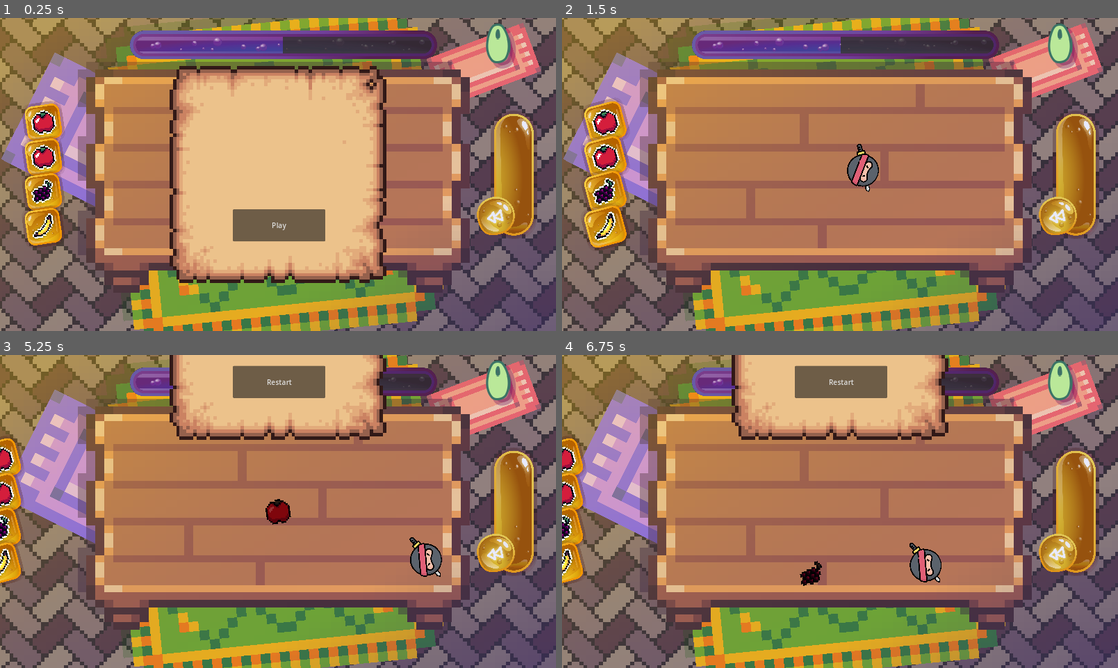
Above: before the commit, frames 1-4 (two rows, left to right).
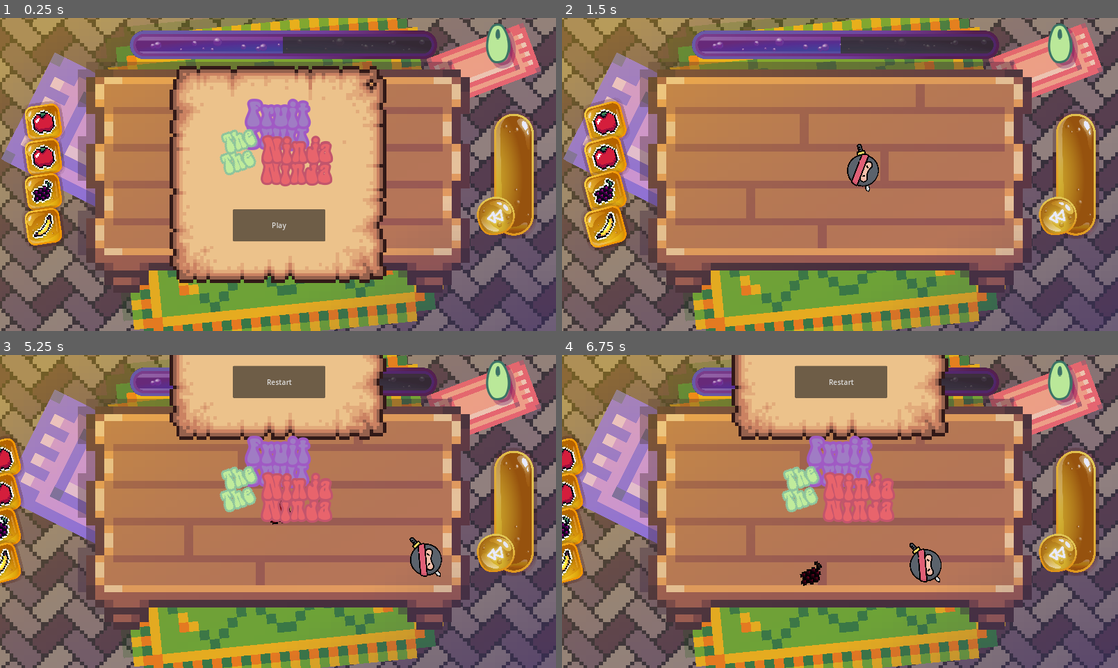
Above: after the commit, the same moments.

Repository: alexg-lviv/FruitTheNinja
Game: Godot game, scene res://src/GameField/MainScene.tscn
The game is run twice, just before and just after one commit, with the same random seed, the same clock (stepped at 60 frames per second) and the same inputs.
Inputs (mouse positions are in pixels of both pictures, inside the frame that each line leads up to):
- Up to frame 1 (0.25 s): no input
- Up to frame 2 (1.5 s): click "Play" at 0.5 s; click (606, 121) at 1.27 s
- Up to frame 3 (5.25 s): click (44, 458) at 2.02 s; click (44, 458) at 2.77 s; move the mouse to (400, 495) at 3.52 s; press the mouse at (400, 495) at 3.53 s; move the mouse to (166, 527) at 4.27 s; release the mouse at (166, 527) at 4.28 s; tap 1 (projectile_1) at 4.35 s; click (166, 527) at 4.42 s; move the mouse to (278, 511) at 5.02 s; tap 2 (projectile_2) at 5.1 s; click (278, 511) at 5.17 s
- Up to frame 4 (6.75 s): click "Restart" at 5.75 s; move the mouse to (812, 574) at 6.52 s; tap 3 (projectile_3) at 6.6 s; click (812, 574) at 6.67 s

The runs differ from the first frame. In frame 1, 3.9% of the frame differs, in the area x 39-60%, y 25-54%; in frame 2, nothing differs; in frame 3, 3.8%; in frame 4, 3.8%.

Commit message:
add game logo text

Diff:
--- a/src/UI/ReStartMenu.tscn
+++ b/src/UI/ReStartMenu.tscn
@@ -1,7 +1,8 @@
-[gd_scene load_steps=7 format=3 uid="uid://b0kybw6rn7uxf"]
+[gd_scene load_steps=11 format=3 uid="uid://y0waw7xow5wy"]
 
 [ext_resource type="Script" path="res://src/UI/ReStartMenu.gd" id="1_rmx5q"]
 [ext_resource type="Texture2D" uid="uid://sb1xs8vby8pl" path="res://assets/menu/Interface-1.png.png" id="2_j3p0f"]
+[ext_resource type="FontFile" uid="uid://dy8mn5yl5ls1" path="res://assets/fonts/bellbottom-laser-font/Bellbottomlaser-GKwg.ttf" id="3_dq7fq"]
 
 [sub_resource type="Animation" id="Animation_oc7j2"]
 resource_name = "FUCK"
@@ -19,6 +20,22 @@
 "values": [Vector2(0, -720)]
 }
 
+[sub_resource type="Animation" id="Animation_032nb"]
+resource_name = "appear"
+length = 0.6
+tracks/0/type = "value"
+tracks/0/imported = false
+tracks/0/enabled = true
+tracks/0/path = NodePath(".:position")
+tracks/0/interp = 1
+tracks/0/loop_wrap = true
+tracks/0/keys = {
+"times": PackedFloat32Array(0, 0.5, 0.6),
+"transitions": PackedFloat32Array(0.5, 1.56917, 0.466517),
+"update": 0,
+"values": [Vector2(0, -720), Vector2(0, 20), Vector2(0, 0)]
+}
+
 [sub_resource type="Animation" id="Animation_e4a12"]
 resource_name = "dissapear"
 length = 0.5
@@ -35,28 +52,33 @@
 "values": [Vector2(0, 0), Vector2(0, -720)]
 }
 
-[sub_resource type="Animation" id="Animation_032nb"]
-resource_name = "appear"
-length = 0.6
-tracks/0/type = "value"
-tracks/0/imported = false
-tracks/0/enabled = true
-tracks/0/path = NodePath(".:position")
-tracks/0/interp = 1
-tracks/0/loop_wrap = true
-tracks/0/keys = {
-"times": PackedFloat32Array(0, 0.5, 0.6),
-"transitions": PackedFloat32Array(0.5, 1.56917, 0.466517),
-"update": 0,
-"values": [Vector2(0, -720), Vector2(0, 20), Vector2(0, 0)]
-}
-
 [sub_resource type="AnimationLibrary" id="AnimationLibrary_ld24k"]
 _data = {
 "FUCK": SubResource("Animation_oc7j2"),
 "appear": SubResource("Animation_032nb"),
 "dissapear": SubResource("Animation_e4a12")
 }
+
+[sub_resource type="LabelSettings" id="LabelSettings_o4s7m"]
+font = ExtResource("3_dq7fq")
+font_size = 73
+font_color = Color(0.627451, 0.486275, 0.768627, 1)
+outline_size = 25
+outline_color = Color(0.627451, 0.352941, 0.768627, 1)
+
+[sub_resource type="LabelSettings" id="LabelSettings_ixk6d"]
+font = ExtResource("3_dq7fq")
+font_size = 50
+font_color = Color(0.752941, 0.92549, 0.611765, 1)
+outline_size = 20
+outline_color = Color(0.560784, 0.768627, 0.611765, 1)
+
+[sub_resource type="LabelSettings" id="LabelSettings_404rk"]
+font = ExtResource("3_dq7fq")
+font_size = 68
+font_color = Color(0.909804, 0.392157, 0.423529, 1)
+outline_size = 20
+outline_color = Color(0.760784, 0.333333, 0.423529, 1)
 
 [node name="ReStartMenu" type="Control"]
 layout_mode = 3
@@ -123,4 +145,63 @@
 "": SubResource("AnimationLibrary_ld24k")
 }
 
+[node name="Label" type="Label" parent="."]
+top_level = true
+layout_mode = 1
+anchors_preset = -1
+anchor_left = 0.625133
+anchor_top = 0.269444
+anchor_right = 0.646226
+anchor_bottom = 0.286111
+offset_left = -232.5
+offset_right = -116.5
+offset_bottom = 59.0
+grow_horizontal = 2
+pivot_offset = Vector2(58, 27)
+text = "Fruit"
+label_settings = SubResource("LabelSettings_o4s7m")
+horizontal_alignment = 1
+vertical_alignment = 1
+metadata/_edit_use_anchors_ = true
+
+[node name="Label2" type="Label" parent="."]
+top_level = true
+layout_mode = 1
+anchors_preset = -1
+anchor_left = 0.56732
+anchor_top = 0.351389
+anchor_right = 0.56732
+anchor_bottom = 0.363889
+offset_left = -232.5
+offset_right = -116.5
+offset_bottom = 59.0
+grow_horizontal = 2
+rotation = -0.337692
+pivot_offset = Vector2(58, 27)
+text = "The"
+label_settings = SubResource("LabelSettings_ixk6d")
+horizontal_alignment = 1
+vertical_alignment = 1
+metadata/_edit_use_anchors_ = true
+
+[node name="Label3" type="Label" parent="."]
+top_level = true
+layout_mode = 1
+anchors_preset = -1
+anchor_left = 0.65482
+anchor_top = 0.3875
+anchor_right = 0.687633
+anchor_bottom = 0.397222
+offset_left = -232.5
+offset_right = -116.5
+offset_bottom = 59.0
+grow_horizontal = 2
+rotation = 0.00124937
+pivot_offset = Vector2(58, 27)
+text = "Ninja"
+label_settings = SubResource("LabelSettings_404rk")
+horizontal_alignment = 1
+vertical_alignment = 1
+metadata/_edit_use_anchors_ = true
+
 [connection signal="pressed" from="TextureRect/Button" to="." method="_on_button_pressed"]
--- a/src/UI/StartMenu.tscn
+++ b/src/UI/StartMenu.tscn
@@ -1,7 +1,24 @@
-[gd_scene load_steps=6 format=3 uid="uid://bfo0bua2emarb"]
+[gd_scene load_steps=10 format=3 uid="uid://bcjb1fl863ih7"]
 
 [ext_resource type="Texture2D" uid="uid://sb1xs8vby8pl" path="res://assets/menu/Interface-1.png.png" id="1_iwhsx"]
 [ext_resource type="Script" path="res://src/UI/StartMenu.gd" id="1_vcxsx"]
+[ext_resource type="FontFile" uid="uid://dy8mn5yl5ls1" path="res://assets/fonts/bellbottom-laser-font/Bellbottomlaser-GKwg.ttf" id="3_x5a42"]
+
+[sub_resource type="Animation" id="Animation_oc7j2"]
+resource_name = "FUCK"
+length = 0.001
+tracks/0/type = "value"
+tracks/0/imported = false
+tracks/0/enabled = true
+tracks/0/path = NodePath("TextureRect:position")
+tracks/0/interp = 1
+tracks/0/loop_wrap = true
+tracks/0/keys = {
+"times": PackedFloat32Array(0),
+"transitions": PackedFloat32Array(1),
+"update": 0,
+"values": [Vector2(390, 110)]
+}
 
 [sub_resource type="Animation" id="Animation_e4a12"]
 resource_name = "dissapear"
@@ -19,27 +36,32 @@
 "values": [Vector2(390, 110), Vector2(390, -530)]
 }
 
-[sub_resource type="Animation" id="Animation_oc7j2"]
-resource_name = "FUCK"
-length = 0.001
-tracks/0/type = "value"
-tracks/0/imported = false
-tracks/0/enabled = true
-tracks/0/path = NodePath("TextureRect:position")
-tracks/0/interp = 1
-tracks/0/loop_wrap = true
-tracks/0/keys = {
-"times": PackedFloat32Array(0),
-"transitions": PackedFloat32Array(1),
-"update": 0,
-"values": [Vector2(390, 110)]
-}
-
 [sub_resource type="AnimationLibrary" id="AnimationLibrary_ld24k"]
 _data = {
 "FUCK": SubResource("Animation_oc7j2"),
 "dissapear": SubResource("Animation_e4a12")
 }
+
+[sub_resource type="LabelSettings" id="LabelSettings_cifo6"]
+font = ExtResource("3_x5a42")
+font_size = 73
+font_color = Color(0.627451, 0.486275, 0.768627, 1)
+outline_size = 25
+outline_color = Color(0.627451, 0.352941, 0.768627, 1)
+
+[sub_resource type="LabelSettings" id="LabelSettings_8pdlw"]
+font = ExtResource("3_x5a42")
+font_size = 50
+font_color = Color(0.752941, 0.92549, 0.611765, 1)
+outline_size = 20
+outline_color = Color(0.560784, 0.768627, 0.611765, 1)
+
+[sub_resource type="LabelSettings" id="LabelSettings_dhur0"]
+font = ExtResource("3_x5a42")
+font_size = 68
+font_color = Color(0.909804, 0.392157, 0.423529, 1)
+outline_size = 20
+outline_color = Color(0.760784, 0.333333, 0.423529, 1)
 
 [node name="StartMenu" type="Control"]
 layout_mode = 3
@@ -89,4 +111,63 @@
 "": SubResource("AnimationLibrary_ld24k")
 }
 
+[node name="Label" type="Label" parent="."]
+top_level = true
+layout_mode = 1
+anchors_preset = -1
+anchor_left = 0.623047
+anchor_top = 0.336111
+anchor_right = 0.644141
+anchor_bottom = 0.352778
+offset_left = -232.5
+offset_right = -116.5
+offset_bottom = 59.0
+grow_horizontal = 2
+pivot_offset = Vector2(58, 27)
+text = "Fruit"
+label_settings = SubResource("LabelSettings_cifo6")
+horizontal_alignment = 1
+vertical_alignment = 1
+metadata/_edit_use_anchors_ = true
+
+[node name="Label2" type="Label" parent="."]
+top_level = true
+layout_mode = 1
+anchors_preset = -1
+anchor_left = 0.565234
+anchor_top = 0.418056
+anchor_right = 0.565234
+anchor_bottom = 0.430556
+offset_left = -232.5
+offset_right = -116.5
+offset_bottom = 59.0
+grow_horizontal = 2
+rotation = -0.337692
+pivot_offset = Vector2(58, 27)
+text = "The"
+label_settings = SubResource("LabelSettings_8pdlw")
+horizontal_alignment = 1
+vertical_alignment = 1
+metadata/_edit_use_anchors_ = true
+
+[node name="Label3" type="Label" parent="."]
+top_level = true
+layout_mode = 1
+anchors_preset = -1
+anchor_left = 0.652734
+anchor_top = 0.454167
+anchor_right = 0.685547
+anchor_bottom = 0.463889
+offset_left = -232.5
+offset_right = -116.5
+offset_bottom = 59.0
+grow_horizontal = 2
+rotation = 0.00124937
+pivot_offset = Vector2(58, 27)
+text = "Ninja"
+label_settings = SubResource("LabelSettings_dhur0")
+horizontal_alignment = 1
+vertical_alignment = 1
+metadata/_edit_use_anchors_ = true
+
 [connection signal="pressed" from="TextureRect/Button" to="." method="_on_button_pressed"]
